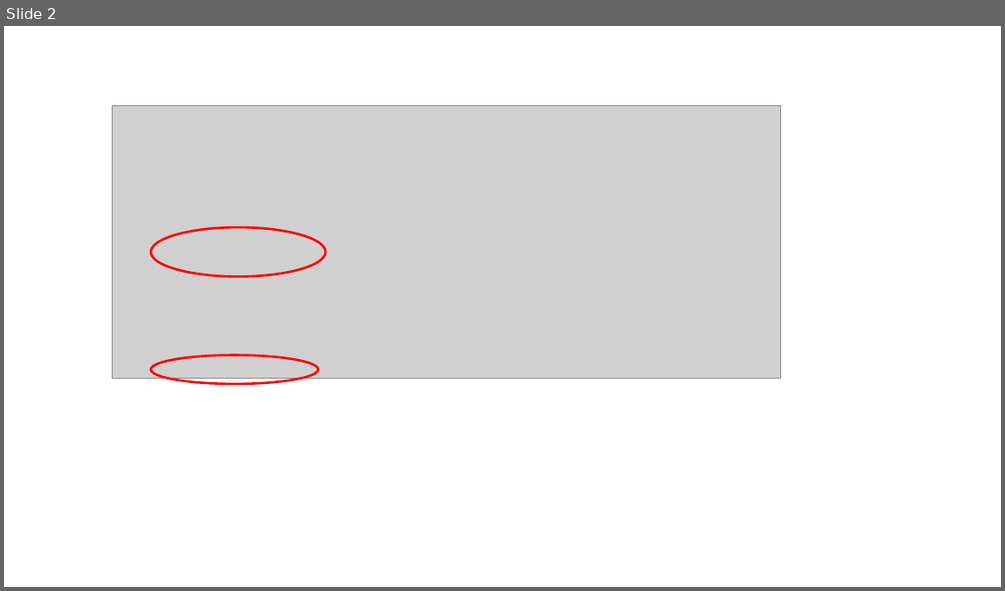
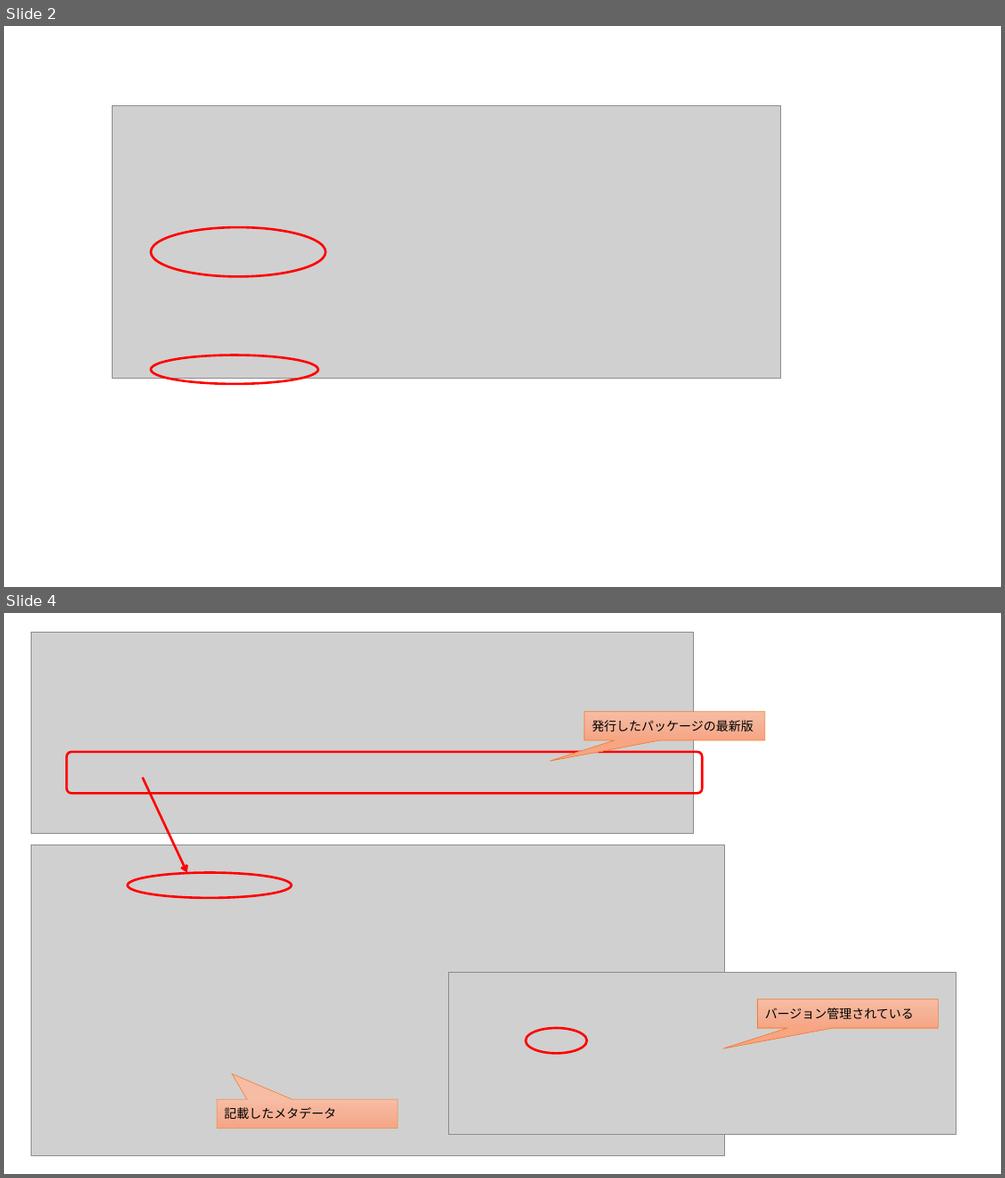
Before and after one commit to ayuina/ainaba-csa-blog, a slide deck: package-management-with-azure-artifacts/images/figures.pptx. Shown one above the other, each under a label of ours: slide 2 before the commit, slides 2 and 4 after it; the slides between them are not shown. The pictures are 1005x591 and 1005x1178 pixels, drawn with LibreOffice and Linux fonts; fonts in the diff are those of the drawing; grey boxes stand for pictures. Boxes give left, top, right and bottom in pixels: in the first picture for what was removed or moved away, otherwise in the second. Text is boxed around its words. In the diff, an @@ line names an element or a change of style, - is before the commit and + after.

```diff
--- a/package-management-with-azure-artifacts/images/figures.pptx
+++ b/package-management-with-azure-artifacts/images/figures.pptx
@@ slide 4 added at bbox=[4, 613, 1001, 1174], background #FFFFFF @@
@@ picture added at bbox=[31, 632, 694, 833] @@
@@ speech box added at bbox=[584, 712, 765, 740], fill gradient #F7BDA5 to #F5B196 to #F8A582, outline #ED7D31 0.5 pt, 12 pt, text #000000 @@
+発行したパッケージの最新版
@@ rounded rectangle added at bbox=[67, 752, 703, 793], outline #FF0000 2.25 pt @@
@@ arrow added from (142, 778) to (187, 873), #FF0000 2.25 pt @@
@@ picture added at bbox=[31, 844, 724, 1156] @@
@@ ellipse added at bbox=[128, 873, 291, 898], outline #FF0000 2.25 pt @@
@@ picture added at bbox=[448, 972, 955, 1135] @@
@@ speech box added at bbox=[758, 999, 938, 1027], fill gradient #F7BDA5 to #F5B196 to #F8A582, outline #ED7D31 0.5 pt, 12 pt, text #000000 @@
+バージョン管理されている
@@ ellipse added at bbox=[526, 1028, 587, 1054], outline #FF0000 2.25 pt @@
@@ speech box added at bbox=[217, 1099, 398, 1127], fill gradient #F7BDA5 to #F5B196 to #F8A582, outline #ED7D31 0.5 pt, 12 pt, text #000000 @@
+記載したメタデータ
```
Also in this commit, not shown: 1 slide changed, 3 other files.
